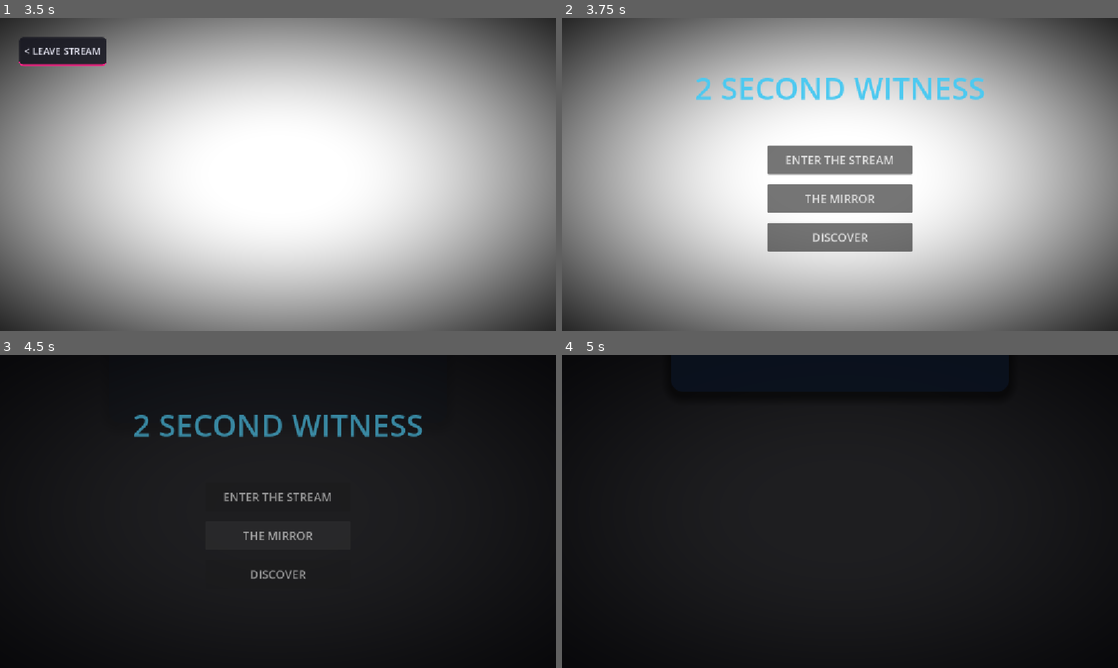
Above: before the commit, frames 1-4 (two rows, left to right).
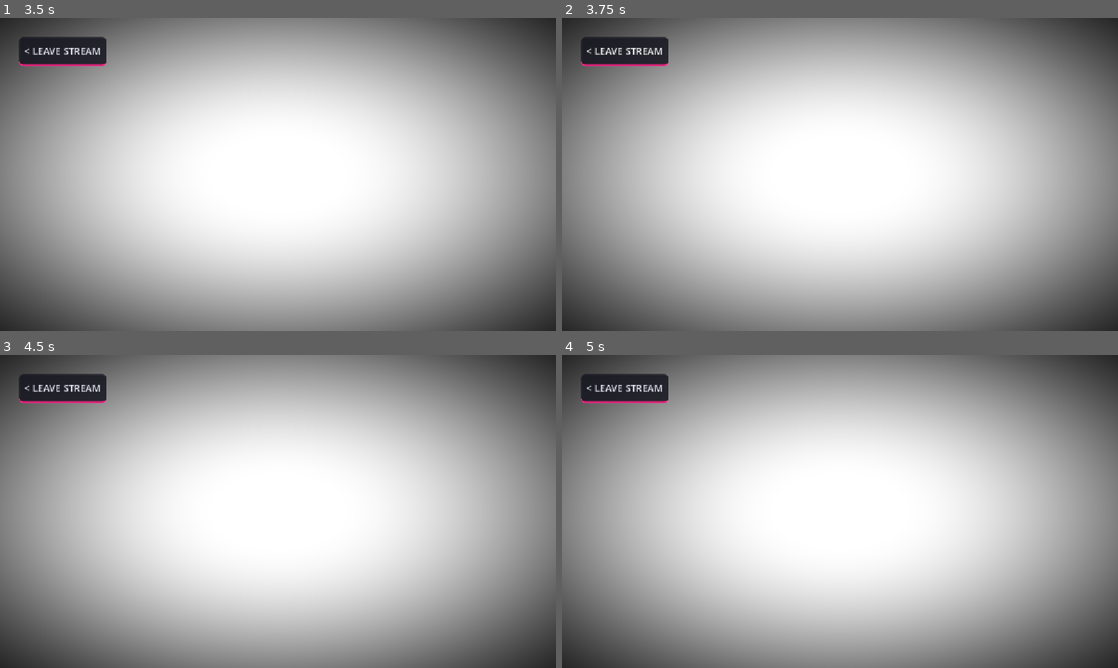
Above: after the commit, the same moments.

Repository: ITTYBITTYBITES/2-second-witness-mobile
Game: Godot game, scene res://MainShell.tscn
Two runs of this game, one before a commit and one after it. Both use one fixed random seed, a clock stepped at 60 frames per second and the inputs below.
Inputs (mouse positions are in pixels of both pictures, inside the frame that each line leads up to):
- Up to frame 1 (3.5 s): click "★ DIRECTOR'S PASS" at 0.5 s; click "REMOVE ADS ($7.99)" at 1.25 s; click "ENTER THE STREAM" at 2 s; click "ENTER THE STREAM" at 2.75 s
- Up to frame 2 (3.75 s): click "< LEAVE STREAM" at 3.5 s
- Up to frame 3 (4.5 s): click (278, 536) at 4.25 s, where only the run before the commit has a clickable "THE MIRROR"
- Up to frame 4 (5 s): no input

Frame 1 is identical in both runs. In frame 2, 10% of the frame differs, in the area x 3-76%, y 6-75%; in frame 3, 99%; in frame 4, 99%, in the area x 0-100%, y 0-100%.
Error after the commit: Invalid type in function 'pop_all_modals' in base 'Node (ModalWindowManager.gd)'. The Object-derived class of argument 1 (previously freed) is not a subclass o…

Commit message:
fix: resolve modal stack blockage by enforcing pop_all_modals across menu transitions in NavigationRouter and ModalWindowManager, and enable background click-to-close interaction in MonetizationGate

Diff:
--- a/app/scripts/NavigationRouter.gd
+++ b/app/scripts/NavigationRouter.gd
@@ -15,9 +15,9 @@
 		return
 
 func show_landing_screen():
+	if ModalWindowManager: ModalWindowManager.pop_all_modals(active_landing_screen)
 	if active_secondary_screen and is_instance_valid(active_secondary_screen):
-		if ModalWindowManager: ModalWindowManager.pop_modal(active_secondary_screen)
-		else: active_secondary_screen.queue_free()
+		active_secondary_screen.queue_free()
 		active_secondary_screen = null
 
 	if active_gameplay_hud and is_instance_valid(active_gameplay_hud):
@@ -96,7 +96,7 @@
 	print("UNIVERSE BOOT START")
 	if active_landing_screen:
 		active_landing_screen.hide_screen()
-		if ModalWindowManager: ModalWindowManager.pop_modal(active_landing_screen)
+	if ModalWindowManager: ModalWindowManager.pop_all_modals()
 
 	_show_gameplay_hud()
 
@@ -115,6 +115,7 @@
 	print("[ROUTER] Profile requested. Opening Cognitive Mirror.")
 	if active_landing_screen:
 		active_landing_screen.hide_screen()
+	if ModalWindowManager: ModalWindowManager.pop_all_modals()
 
 	var profile_scene = load("res://scenes/ui/screens/PlayerProfileScreen.tscn")
 	if profile_scene:
@@ -133,6 +134,7 @@
 	print("[ROUTER] Discovery requested. Opening Weekly Featured Screen.")
 	if active_landing_screen:
 		active_landing_screen.hide_screen()
+	if ModalWindowManager: ModalWindowManager.pop_all_modals()
 
 	var discover_scene = load("res://scenes/ui/screens/WeeklyFeaturedScreen.tscn")
 	if discover_scene:
@@ -151,9 +153,9 @@
 	print("STEP 1: PLAY REQUEST RECEIVED")
 	print("[ROUTER] Play Universe requested: ", universe_id)
 	print("UNIVERSE BOOT START")
+	if ModalWindowManager: ModalWindowManager.pop_all_modals()
 	if active_secondary_screen:
-		if ModalWindowManager: ModalWindowManager.pop_modal(active_secondary_screen)
-		else: active_secondary_screen.queue_free()
+		active_secondary_screen.queue_free()
 		active_secondary_screen = null
 
 	_show_gameplay_hud()
--- a/app/scripts/ui/ModalWindowManager.gd
+++ b/app/scripts/ui/ModalWindowManager.gd
@@ -66,6 +66,12 @@
 	var active = _modal_stack[-1] if _modal_stack.size() > 0 else null
 	modal_stack_changed.emit(active)
 
+func pop_all_modals(except_screen: CanvasLayer = null):
+	var modals_to_pop = _modal_stack.duplicate()
+	for modal in modals_to_pop:
+		if modal != except_screen:
+			pop_modal(modal)
+
 func _arbitrate_input_zoning(has_active_modal: bool):
 	if not is_instance_valid(_input_blocker): return
 
--- a/app/scripts/ui/screens/MonetizationGate.gd
+++ b/app/scripts/ui/screens/MonetizationGate.gd
@@ -25,7 +25,18 @@
 
 func _ready():
 	btn_buy.pressed.connect(_on_buy)
-	btn_cancel.pressed.connect(func(): queue_free())
+	btn_cancel.pressed.connect(func():
+		if ModalWindowManager: ModalWindowManager.pop_modal(self)
+		queue_free()
+	)
+
+	$ColorRect.gui_input.connect(func(event):
+		if event is InputEventMouseButton and event.pressed:
+			print("[MONETIZATION GATE] Background clicked. Closing gate.")
+			AudioManager.play_sfx("ui_click")
+			if ModalWindowManager: ModalWindowManager.pop_modal(self)
+			queue_free()
+	)
 
 func _on_buy():
 	btn_buy.disabled = true
@@ -36,4 +47,5 @@
 
 	AudioManager.play_sfx("ui_click")
 	purchase_completed.emit()
+	if ModalWindowManager: ModalWindowManager.pop_modal(self)
 	queue_free()
